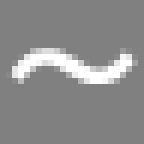
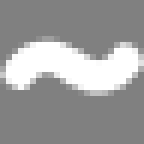
Layer changes from the first 144 x 144 image to the second:
added layer "~ copy" above "~" over [6, 48, 138, 84]
hid "~" over [6, 48, 138, 84]
